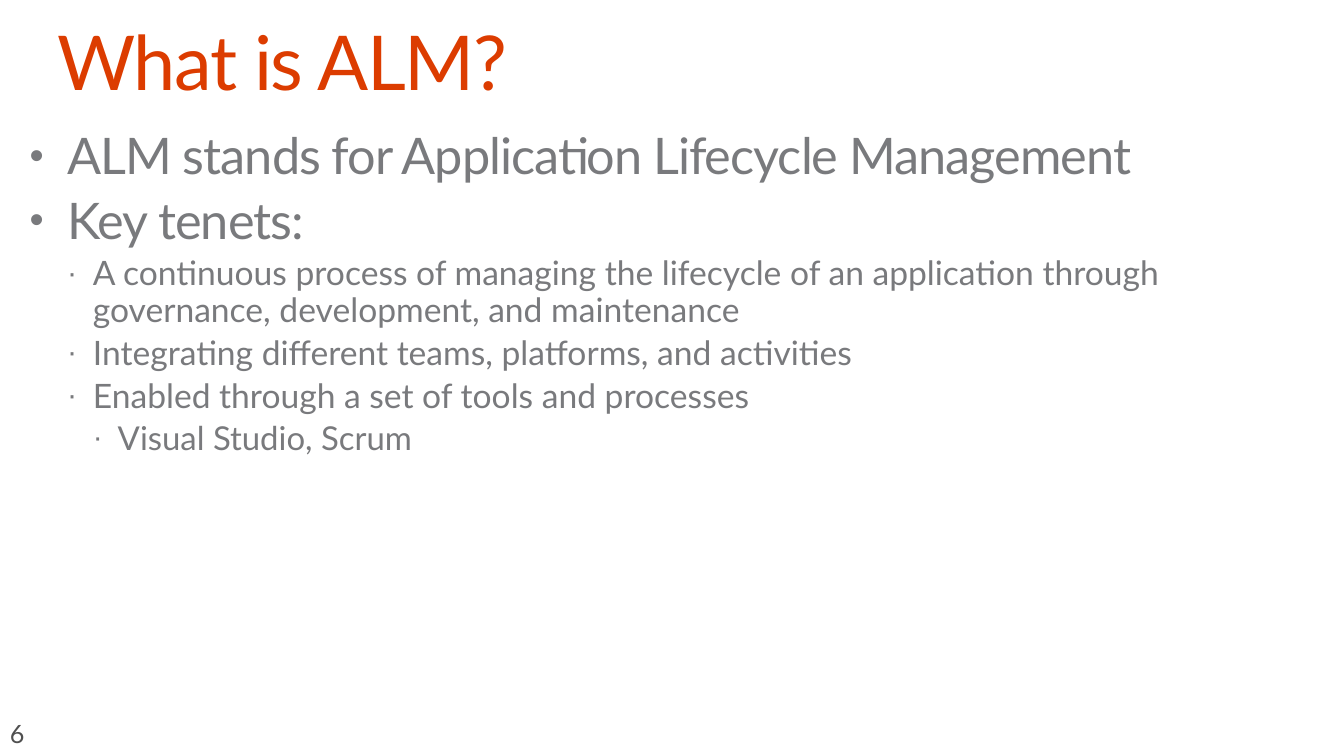
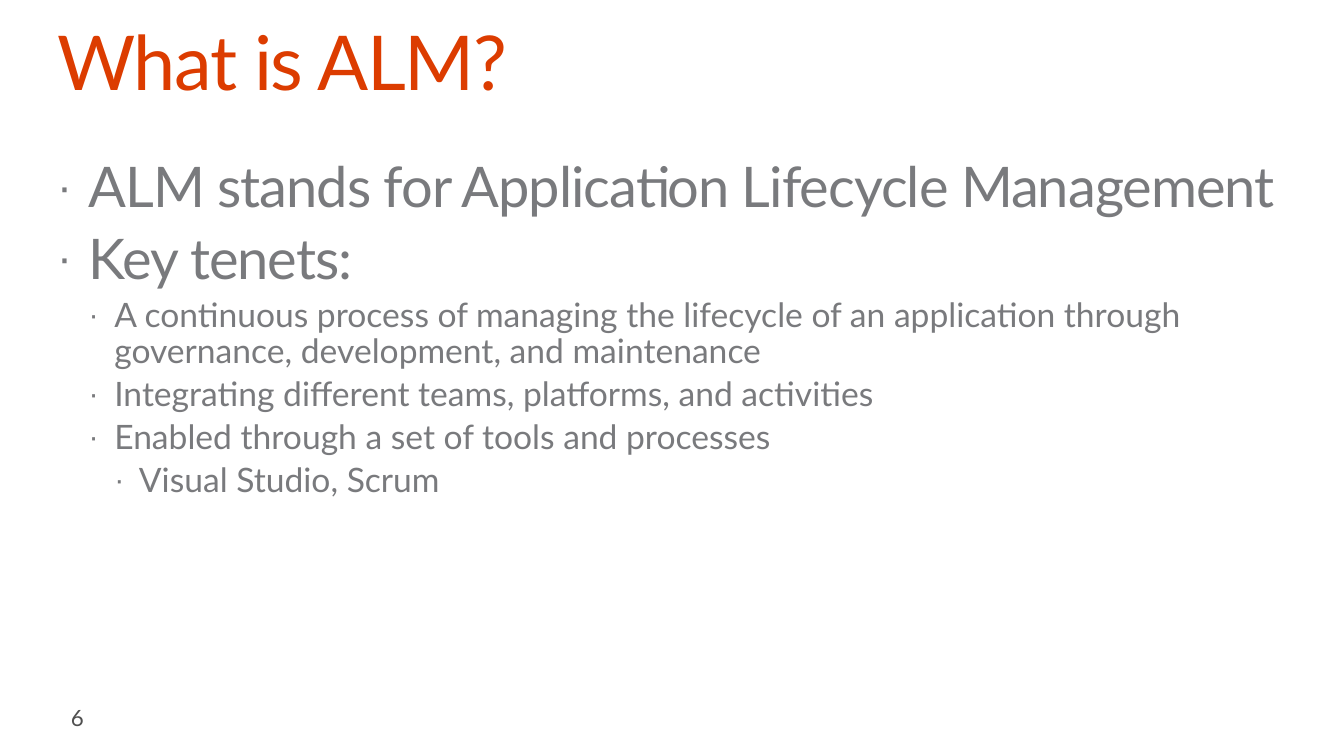
Before and after one commit to OfficeDev/TrainingContent, a slide deck: slide 6 of O3652-8 App Lifecycle Management/O3652-8 App Lifecycle Management.pptx. Drawn at 1344x756 pixels with LibreOffice and Linux fonts; fonts in the diff are those of the drawing; background and template pictures are left out. Boxes give left, top, right and bottom in pixels: in the first picture for what was removed or moved away, otherwise in the second. Text is boxed around its words. In the diff, an @@ line names an element or a change of style, - is before the commit and + after.

```diff
--- a/O3652-8 App Lifecycle Management/O3652-8 App Lifecycle Management.pptx
+++ b/O3652-8 App Lifecycle Management/O3652-8 App Lifecycle Management.pptx
@@ text "ALM stands for Application Lifecycle ...": place and size @@
-text "ALM stands for Application Lifecycle ..." at box(67, 137, 1159, 454)
+text "ALM stands for Application Lifecycle ..." at box(89, 166, 1275, 496)
@@ text "ALM stands for Application Lifecycle ..." at box(89, 166, 1275, 496): size 36 to 40 pt in "ALM stands for Application Lifecycle Management", "Key tenets:"; size 23.5 to 24 pt in "Visual Studio, Scrum"; bullet • to ·; indent changed @@
@@ page number: place and size @@
-page number at box(10, 725, 25, 743)
+page number at box(71, 710, 84, 726)
@@ page number at box(71, 710, 84, 726): size 18 to 16 pt; vertical alignment top to middle @@
```
Also in this commit, not shown: 10 other slides changed, 2 slides added, 2 slides removed.
